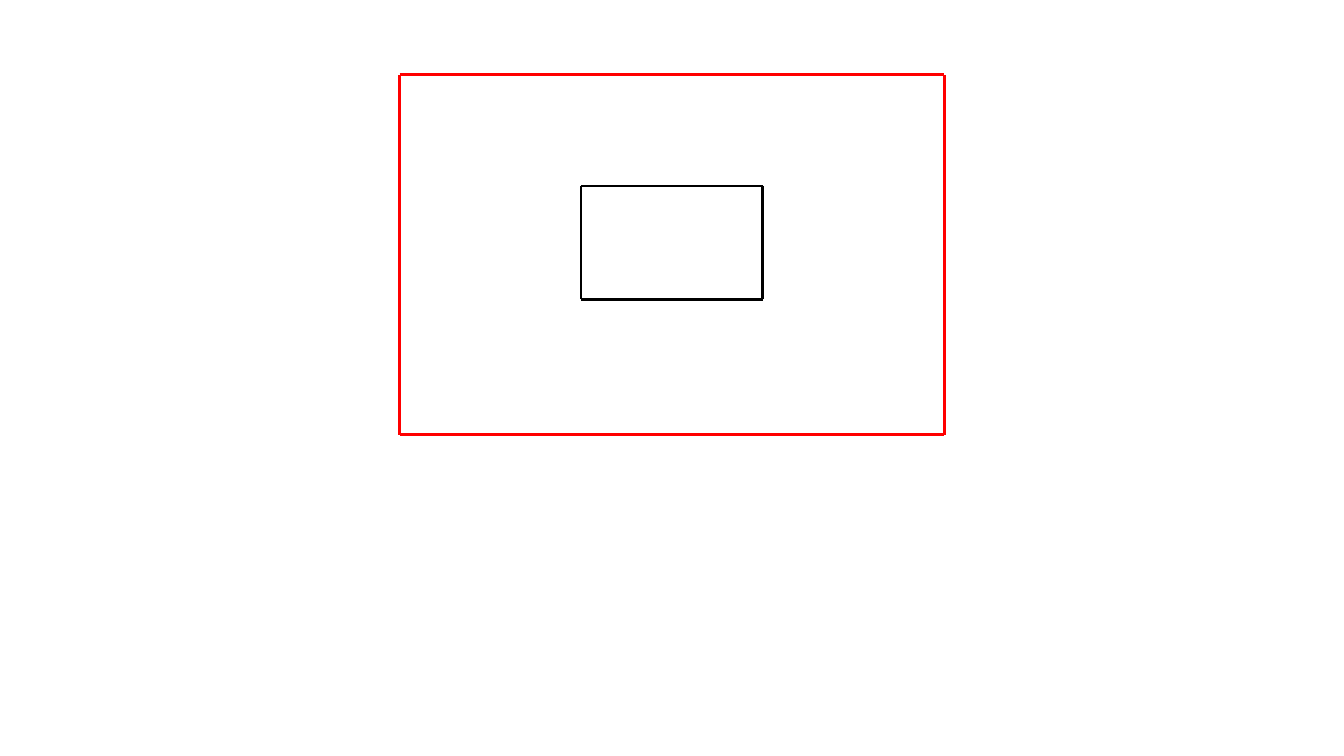
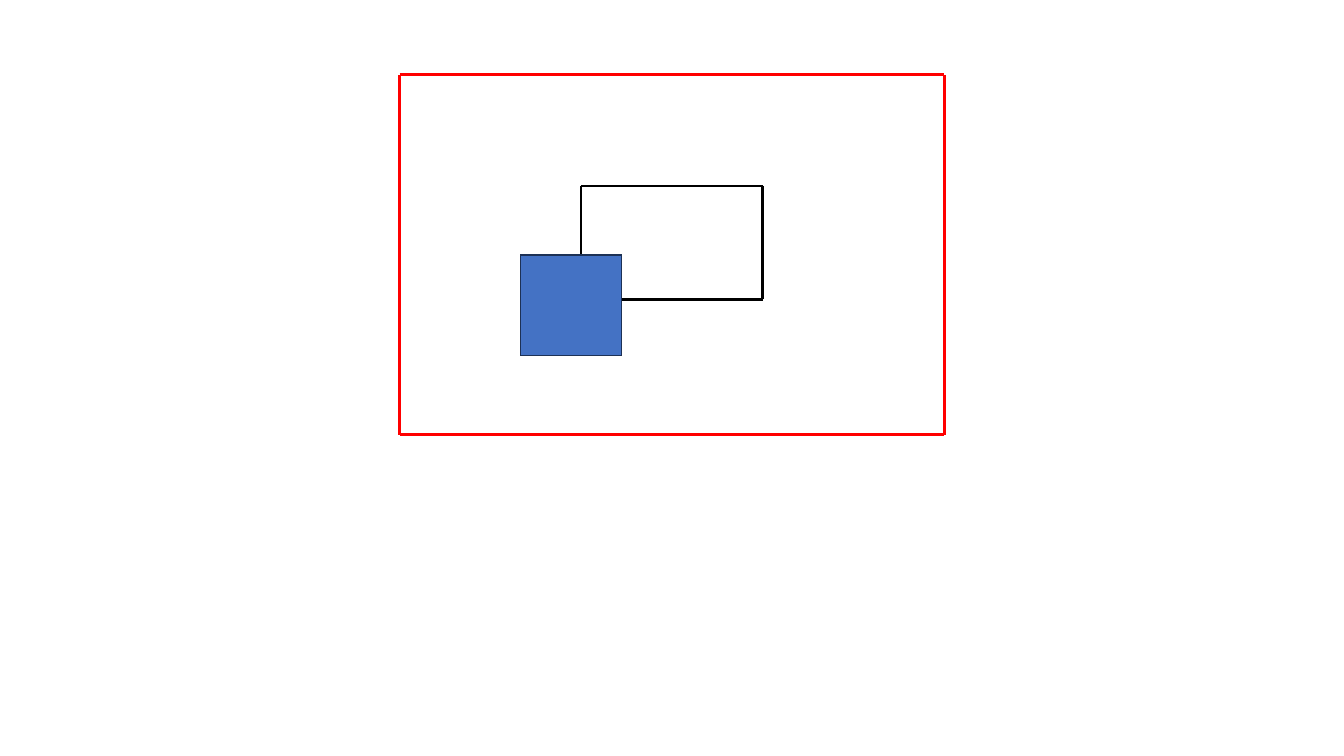
Before and after one commit to DamianyRosales/visus-engine-py, a slide deck: slide 2 of poc.pptm. Drawn at 1344x756 pixels with LibreOffice and Linux fonts; fonts in the diff are those of the drawing. Boxes give left, top, right and bottom in pixels: in the first picture for what was removed or moved away, otherwise in the second. Text is boxed around its words. In the diff, an @@ line names an element or a change of style, - is before the commit and + after.

```diff
--- a/poc.pptm
+++ b/poc.pptm
@@ rectangle added at (521, 255, 622, 356), fill #4472C4, outline #1E3256 1 pt @@
```
Also in this commit, not shown: 11 other files.
